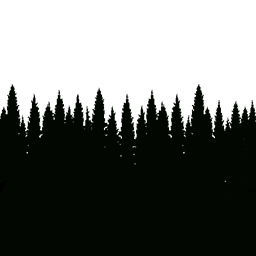
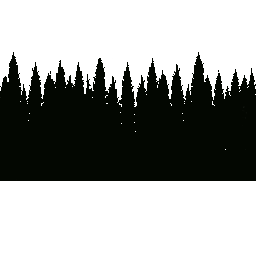
Revision of a layered 256x256 image; what changed, layer by layer:
painted on "Layer 1" over [0, 52, 256, 256]
